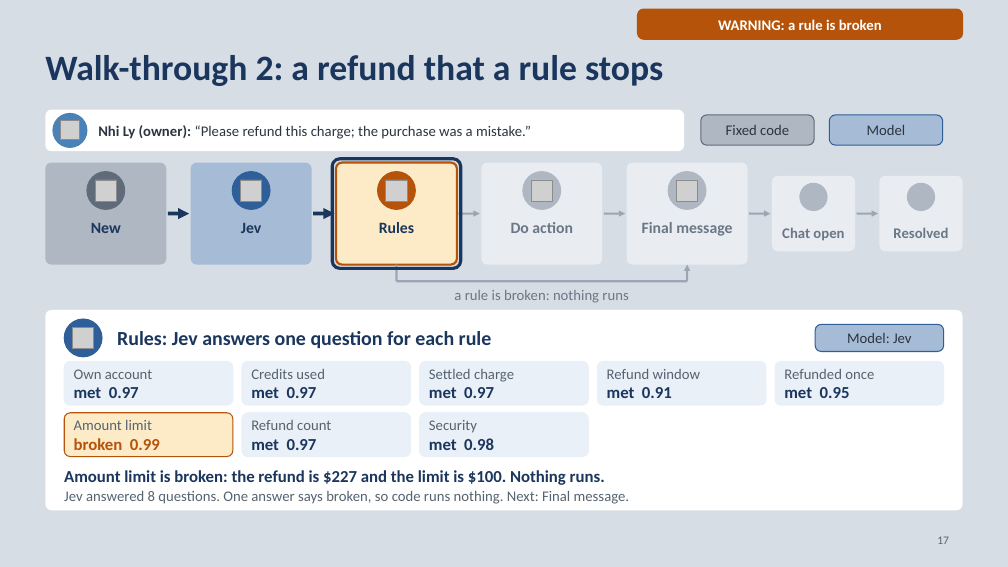
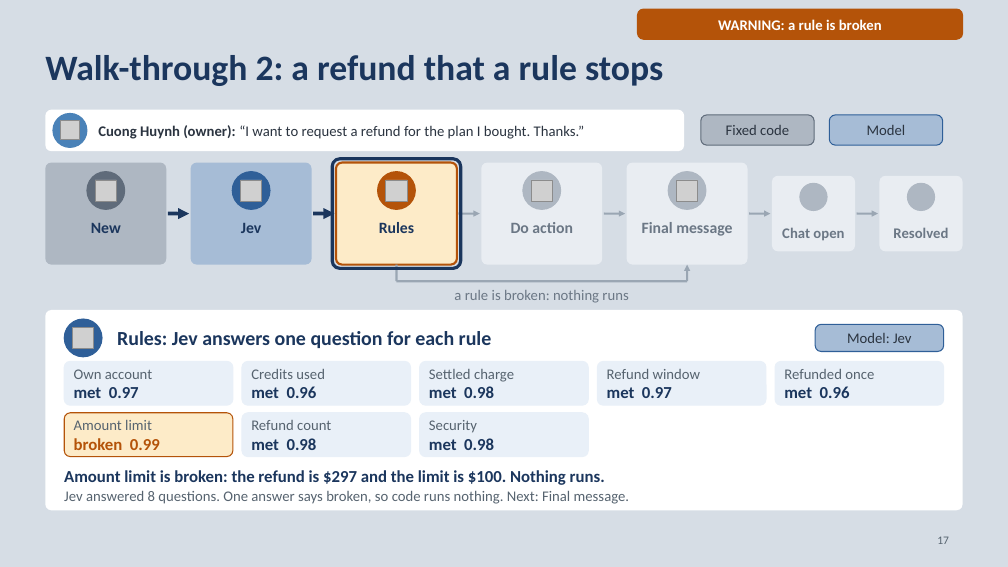
Before and after one commit to neilonthesky/english-presentation, a slide deck: slide 17 of slides/deck.pptx. Drawn at 1008x567 pixels with LibreOffice and Linux fonts; fonts in the diff are those of the drawing; grey boxes stand for pictures; background and template pictures are left out. Boxes give left, top, right and bottom in pixels: in the first picture for what was removed or moved away, otherwise in the second. Text is boxed around its words. In the diff, an @@ line names an element or a change of style, - is before the commit and + after.

Commit message:
feat(experiment): added a high-impact triage challenge set
- Added a deterministic dataset generator configuration for a
  1,024-request challenge set across 26 types and five strata,
  preserving the existing v38 data.
- Updated the experiment documentation with the new dataset composition,
  run instructions, and high-impact run results.

```diff
--- a/slides/deck.pptx
+++ b/slides/deck.pptx
@@ text at (98,125,585,139): text changed @@
-Nhi Ly (owner): “Please refund this charge; the purchase was a mistake.”
+Cuong Huynh (owner): “I want to request a refund for the plan I bought. Thanks.”
@@ text in rounded rectangle at (251,386,317,398): text changed @@
-met 0.97
+met 0.96
@@ text in rounded rectangle at (429,386,494,398): text changed @@
-met 0.97
+met 0.98
@@ text in rounded rectangle at (607,387,672,398): text changed @@
-met 0.91
+met 0.97
@@ text in rounded rectangle at (784,386,850,398): text changed @@
-met 0.95
+met 0.96
@@ text in rounded rectangle at (251,438,317,450): text changed @@
-met 0.97
+met 0.98
@@ text at (64,470,605,485): text changed @@
-Amount limit is broken: the refund is $227 and the limit is $100. Nothing runs.
+Amount limit is broken: the refund is $297 and the limit is $100. Nothing runs.
```
Also in this commit, not shown: 20 other slides changed, 12 other files.
